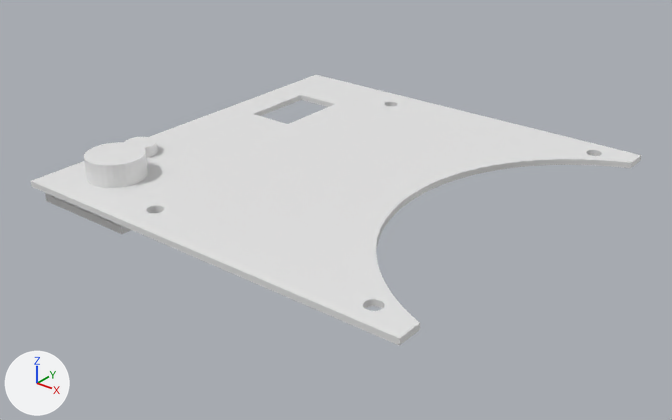
What one commit did to the Blender file Top/GriTech - Slipmaskin top.blend.
Both versions are drawn from a 50 mm lens placed at (153.1, -112.8, 91.9), pointed at (24.1, 48.5, -8.1). The axes (+X, +Y, +Z) are drawn at lower left. The lights are the same throughout.

In view in the first picture: 'Cube.001', 'Pot', 'Sketch', 'Sketch.001'.
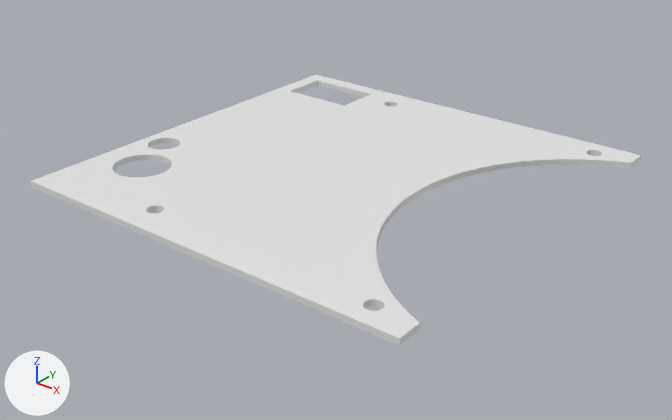
ob_switch is not drawn itself; it is used by a modifier of ob_sketch_001.

Boxes (x1, y1, x2, y2) around the edits, measured in the pictures (672 x 420 px):
```json
{"object": "Sketch.001", "change": "reshaped", "before": [31, 75, 392, 222], "after": [31, 75, 392, 222]}
{"object": "Pot", "change": "hidden", "before": [84, 137, 158, 188]}
{"object": "Cube.001", "change": "hidden", "before": [45, 193, 160, 234]}
```

Edits to the scene script, one JSON object a line:
```json
{"op": "set", "path": "ob_switch.location", "old": "(-14.1, 77.36, 1.705)", "new": "(-15.33, 95.01, 1.705)"}
{"op": "set", "path": "ob_switch.rotation_euler", "old": "(0.0, 0.0, 1.571)", "new": "(0.0, 0.0, 3.142)", "note": "degrees (0, 0, 90) -> degrees (0, 0, 180)"}
{"op": "set", "path": "ob_cube_001.location", "old": "(-14.5, 18.4, -3.2)", "new": "(-14.5, 26.2, -7.9)"}
{"op": "add", "block": "ob_cube_001", "code": "ob_cube_001.hide_set(True)"}
{"op": "set", "path": "ob_pot.location", "old": "(-23.2, 28.2, 0.0)", "new": "(-23.2, 36.0, 0.0)"}
{"op": "add", "block": "ob_pot", "code": "ob_pot.hide_set(True)"}
```
